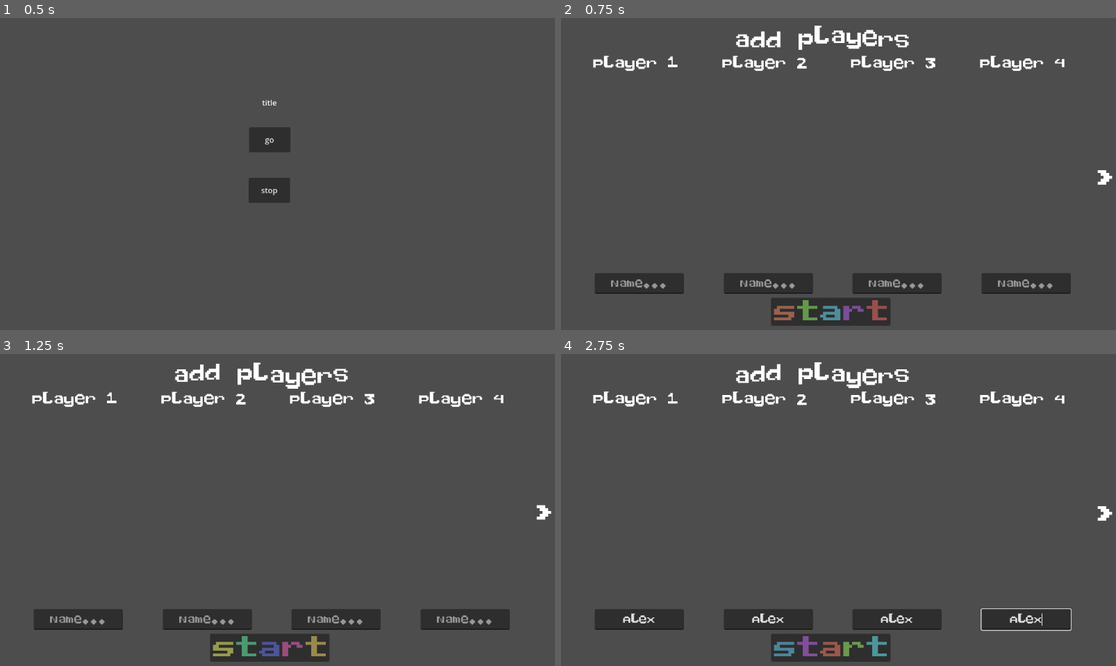
Above: before the commit, frames 1-4 (two rows, left to right).
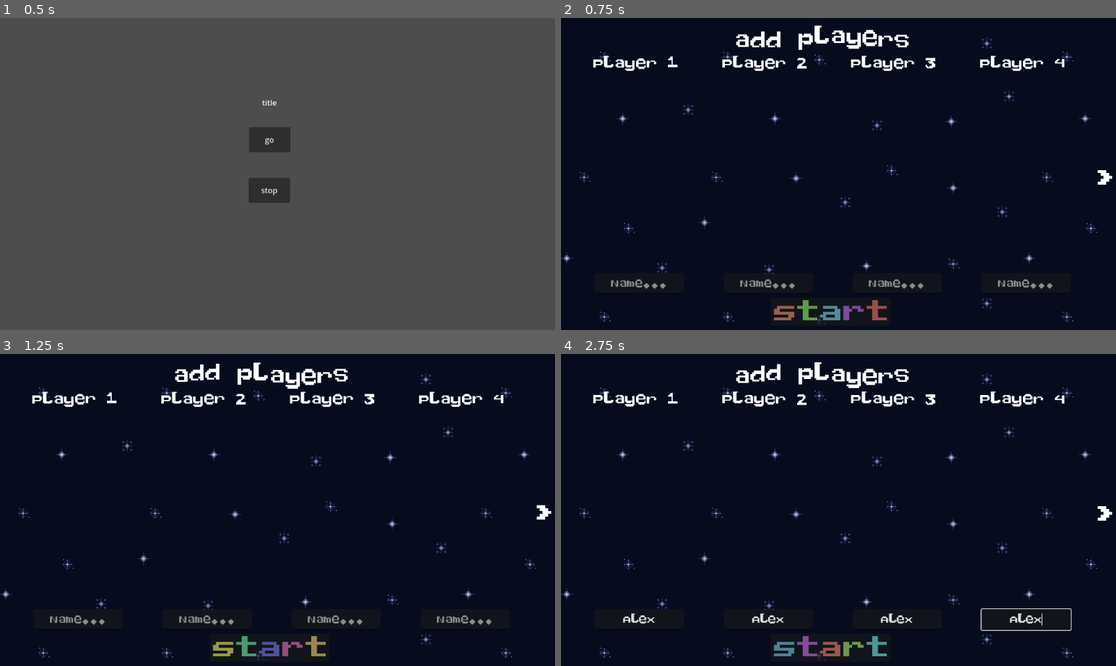
Above: after the commit, the same moments.

Repository: soko7awen/GGJ24
Game: Godot game, scene res://scenes/main.tscn
Two runs of this game, one before a commit and one after it. Both use one fixed random seed, a clock stepped at 60 frames per second and the inputs below.
Inputs (mouse positions are in pixels of both pictures, inside the frame that each line leads up to):
- Up to frame 1 (0.5 s): no input
- Up to frame 2 (0.75 s): click "go" at 0.5 s
- Up to frame 3 (1.25 s): no input
- Up to frame 4 (2.75 s): click (638, 619) at 1.27 s; type "Alex" at 1.35 s; click (766, 619) at 1.5 s; type "Alex" at 1.58 s; click (899, 619) at 1.73 s; type "Alex" at 1.82 s; click (1027, 619) at 2.02 s; type "Alex" at 2.1 s

Frame 1 is identical in both runs. In frame 2, 97% of the frame differs, in the area x 0-100%, y 0-100%; in frame 3, 97%; in frame 4, 97%.

Commit message:
Revert "wee"
This reverts commit be676e86afb558071f2ae165623d48de6cfe9b70.

Diff:
--- a/scenes/player_select.tscn
+++ b/scenes/player_select.tscn
@@ -1,7 +1,8 @@
-[gd_scene load_steps=4 format=3 uid="uid://7jftddgwah53"]
+[gd_scene load_steps=5 format=3 uid="uid://7jftddgwah53"]
 
 [ext_resource type="Script" path="res://scripts/player_select.gd" id="1_uymep"]
-[ext_resource type="Theme" path="res://assets/base_theme.tres" id="2_oau2t"]
+[ext_resource type="Texture2D" uid="uid://bg4ckbg38kh4c" path="res://assets/sprites/scrollingStar_01.png" id="2_brsje"]
+[ext_resource type="Theme" uid="uid://b5i2s2wgetsyw" path="res://assets/base_theme.tres" id="2_oau2t"]
 [ext_resource type="Theme" uid="uid://biufirpv8wudy" path="res://assets/instruction_theme.tres" id="2_tl41j"]
 
 [node name="Playerselect" type="Node2D"]
@@ -12,10 +13,20 @@
 limit_top = 0
 
 [node name="UI" type="Control" parent="."]
+texture_filter = 1
 layout_mode = 3
 anchors_preset = 0
 offset_right = 40.0
 offset_bottom = 40.0
+
+[node name="TextureRect" type="TextureRect" parent="UI"]
+offset_left = -217.0
+offset_top = -260.0
+offset_right = 1921.0
+offset_bottom = 858.0
+scale = Vector2(2, 2)
+texture = ExtResource("2_brsje")
+stretch_mode = 1
 
 [node name="nextarrow" type="RichTextLabel" parent="UI"]
 layout_mode = 0
